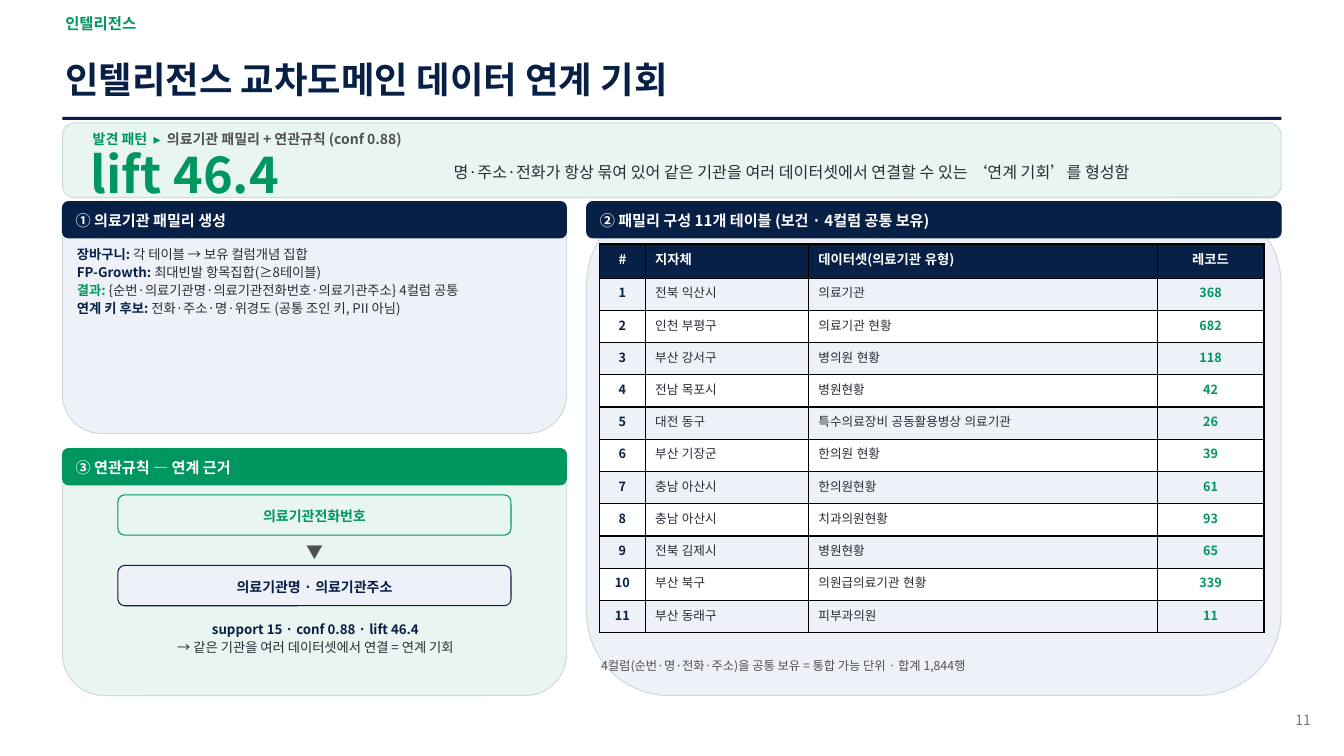
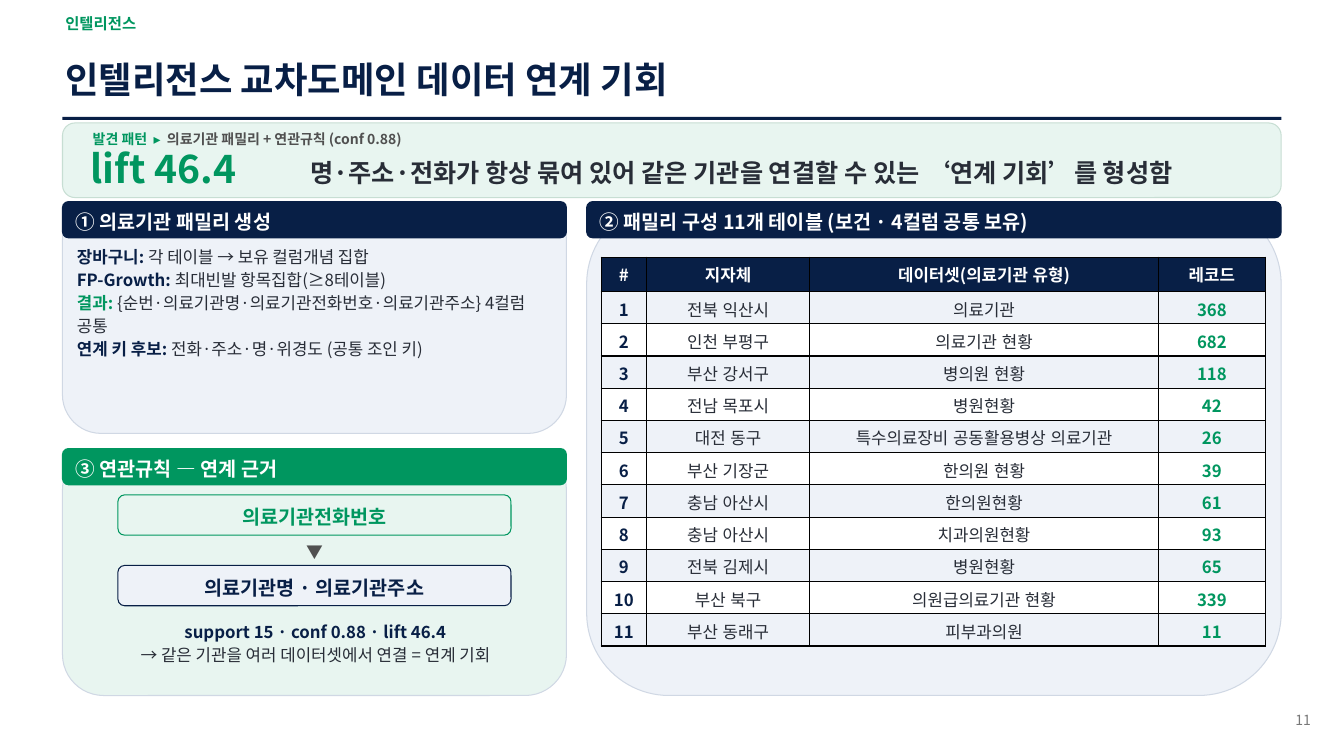
Before and after one commit to yimju/DataIntelligence-project, a slide deck: slide 11 of report/데이터지도_분석보고서_V17.pptx. Drawn at 1344x756 pixels with LibreOffice and Linux fonts; fonts in the diff are those of the drawing. Boxes give left, top, right and bottom in pixels: in the first picture for what was removed or moved away, otherwise in the second. Text is boxed around its words. In the diff, an @@ line names an element or a change of style, - is before the commit and + after.

```diff
--- a/report/데이터지도_분석보고서_V17.pptx
+++ b/report/데이터지도_분석보고서_V17.pptx
@@ text "lift 46.4" at [91,143,237,184]: size 36 to 27.9 pt; line spacing 1.1 to 0.9 @@
@@ text at [311,160,1173,185]: text changed; size 11.5 to 18 pt; bold on @@
-명·주소·전화가 항상 묶여 있어 같은 기관을 여러 데이터셋에서 연결할 수 있는 ‘연계 기회’를 형성함
+명·주소·전화가 항상 묶여 있어 같은 기관을 연결할 수 있는 ‘연계 기회’를 형성함
@@ size 10.8 to 14 pt in 3 elements at [76,212,271,231], [76,459,277,478], [600,212,1029,233] @@
@@ text at [77,249,525,334]: size 9.5 to 12 pt in "장바구니: 각 테이블 → 보유 컬럼개념 집합", "FP-Growth: 최대빈발 항목집합(≥8테이블)", "결과: {순번·의료기관명·의료기관전화번호·의료기관주소} 4컬럼 공통" @@
@@ table at [601,257,1265,646] @@
@@ size 9.5 to 12 pt in "#", "지자체", "데이터셋(의료기관 유형)", "레코드" @@
@@ size 9 to 12 pt in "1", "전북 익산시", "의료기관", "368" and 40 more places @@
@@ alignment left to centre @@
@@ table: place and size @@
-table at [600,244,1264,633]
+table at [601,257,1265,646]
@@ text at [77,341,423,358]: text changed; size 9.5 to 12 pt @@
-연계 키 후보: 전화·주소·명·위경도 (공통 조인 키, PII 아님)
+연계 키 후보: 전화·주소·명·위경도 (공통 조인 키)
@@ text "의료기관전화번호" at [242,507,386,526]: size 10 to 14 pt @@
@@ text "의료기관명 · 의료기관주소" at [205,578,424,597]: size 10 to 14 pt @@
@@ text "support 15 · conf 0.88 ..." at [161,624,490,663]: size 9.5 to 12 pt @@
@@ text removed at [601,660,966,672] @@
-4컬럼(순번·명·전화·주소)을 공통 보유 = 통합 가능 단위 · 합계 1,844행
```
Also in this commit, not shown: 2 other slides changed, 5 slides removed, 21 other files.
